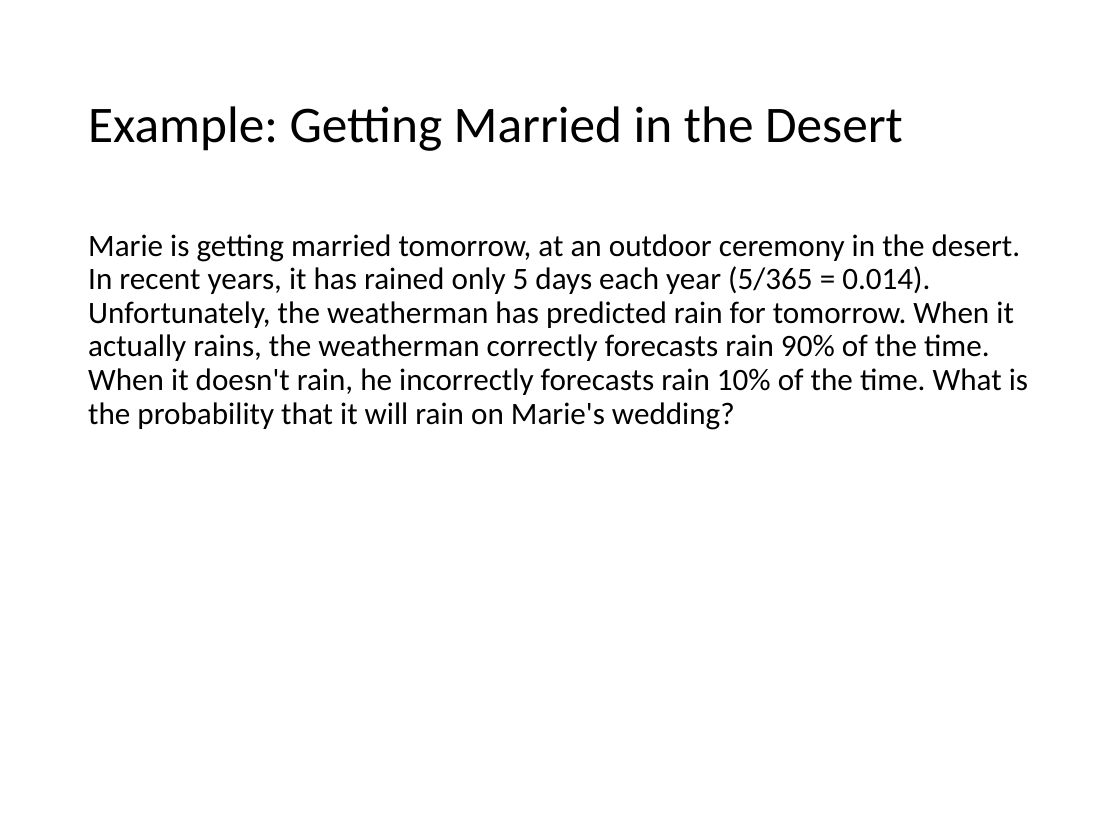
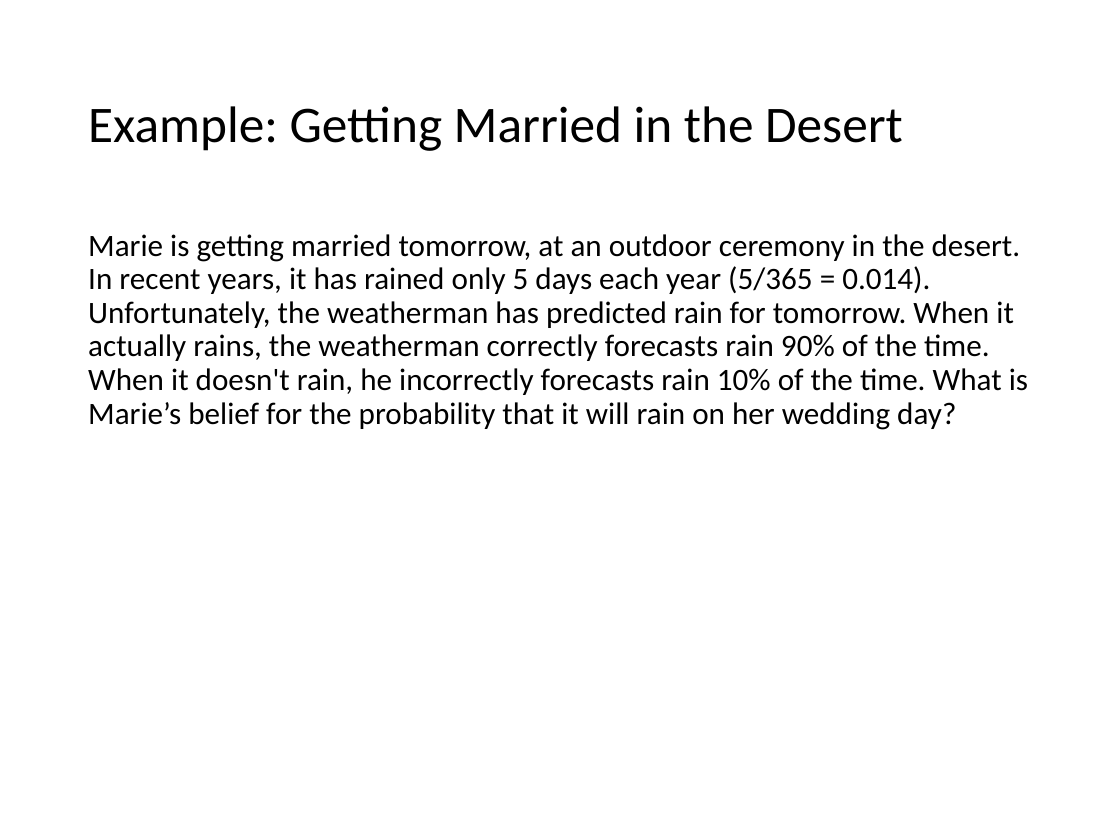
Before and after one commit to mhahsler/CS7320-AI, a slide deck: slide 20 of slides/12_uncertainty.pptx. Drawn at 1120x840 pixels with LibreOffice and Linux fonts; fonts in the diff are those of the drawing. Boxes give left, top, right and bottom in pixels: in the first picture for what was removed or moved away, otherwise in the second. Text is boxed around its words. In the diff, an @@ line names an element or a change of style, - is before the commit and + after.

```diff
--- a/slides/12_uncertainty.pptx
+++ b/slides/12_uncertainty.pptx
@@ text at (88, 234, 1028, 430): text changed @@
-Marie is getting married tomorrow, at an outdoor ceremony in the desert. In recent years, it has rained only 5 days each year (5/365 = 0.014). Unfortunately, the weatherman has predicted rain for tomorrow. When it actually rains, the weatherman correctly forecasts rain 90% of the time. When it doesn't rain, he incorrectly forecasts rain 10% of the time. What is the probability that it will rain on Marie's wedding?
+Marie is getting married tomorrow, at an outdoor ceremony in the desert. In recent years, it has rained only 5 days each year (5/365 = 0.014). Unfortunately, the weatherman has predicted rain for tomorrow. When it actually rains, the weatherman correctly forecasts rain 90% of the time. When it doesn't rain, he incorrectly forecasts rain 10% of the time. What is Marie’s belief for the probability that it will rain on her wedding day?
```
Also in this commit, not shown: 18 other slides changed, 1 other file.
